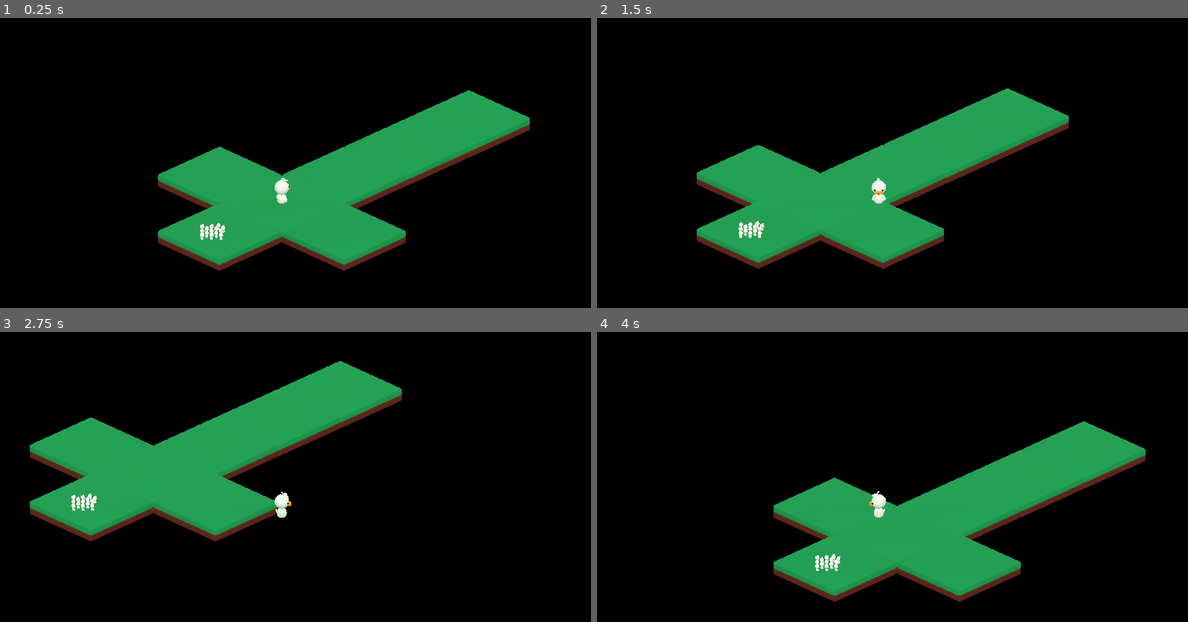
Above: before the commit, frames 1-4 (two rows, left to right).
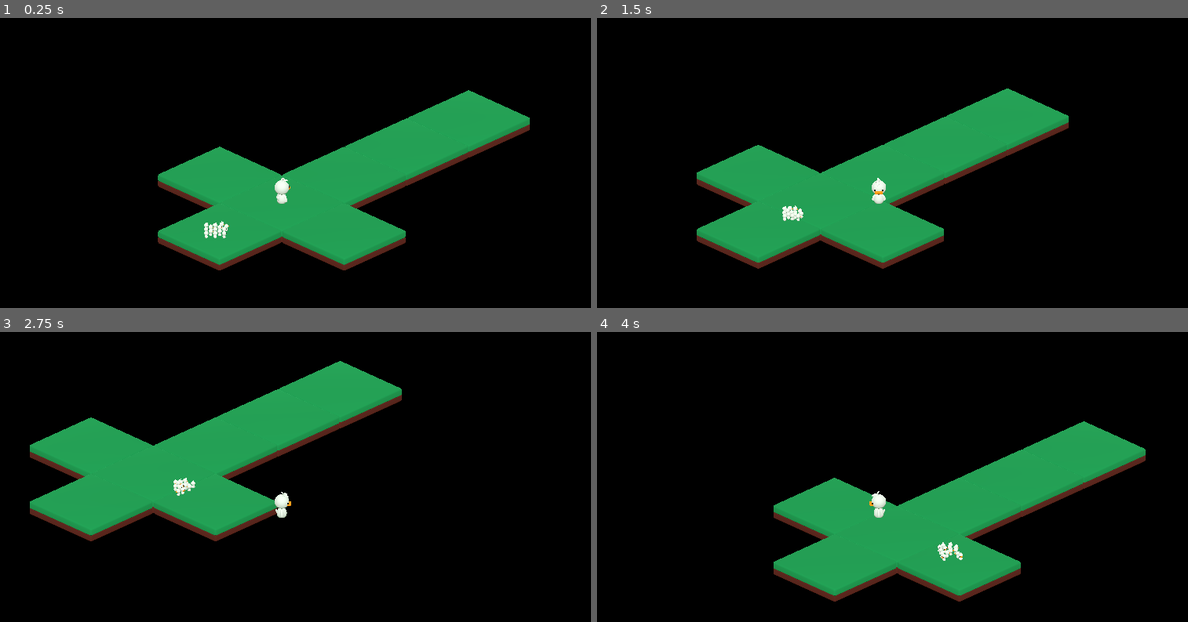
Above: after the commit, the same moments.

Repository: felipefcm/block-puzzle
Game: Godot game, scene res://levels/level_base.tscn
Two runs of this game, one before a commit and one after it. Both use one fixed random seed, a clock stepped at 60 frames per second and the inputs below.
Inputs:
- Up to frame 1 (0.25 s): no input
- Up to frame 2 (1.5 s): hold Right (ui_right) 0.53-1.28 s; hold Down (ui_down) from 1.28 s (still down)
- Up to frame 3 (2.75 s): release Down (ui_down) at 2.03 s; hold Right (ui_right) from 2.03 s (still down)
- Up to frame 4 (4 s): release Right (ui_right) at 2.78 s; hold Up (ui_up) 2.78-3.53 s; hold Left (ui_left) from 3.53 s (still down)

The runs differ from the first frame. In frame 1, 0.2% of the frame differs, in the area x 33-39%, y 70-77%; in frame 2, 0.3%; in frame 3, 0.3%; in frame 4, 0.3%, in the area x 36-62%, y 72-83%.
Error after the commit: Invalid access to property or key 'global_position' on a base object of type 'previously freed'. (res://scripts/duckling.gd:11)

Commit message:
added ducklings follow force

Diff:
--- a/entities/duckling.tscn
+++ b/entities/duckling.tscn
@@ -8,6 +8,8 @@
 radius = 0.184
 
 [node name="Duckling" type="RigidBody3D"]
+axis_lock_angular_x = true
+axis_lock_angular_z = true
 mass = 0.12
 max_contacts_reported = 5
 contact_monitor = true
--- a/scripts/duckling.gd
+++ b/scripts/duckling.gd
@@ -7,4 +7,7 @@
 
 
 func _physics_process(delta: float):
-	pass
+	if(global_position.y > 0):
+		var target := duck.global_position
+		var followForce := (target - global_position) * 20.0
+		apply_central_force(followForce * delta)
